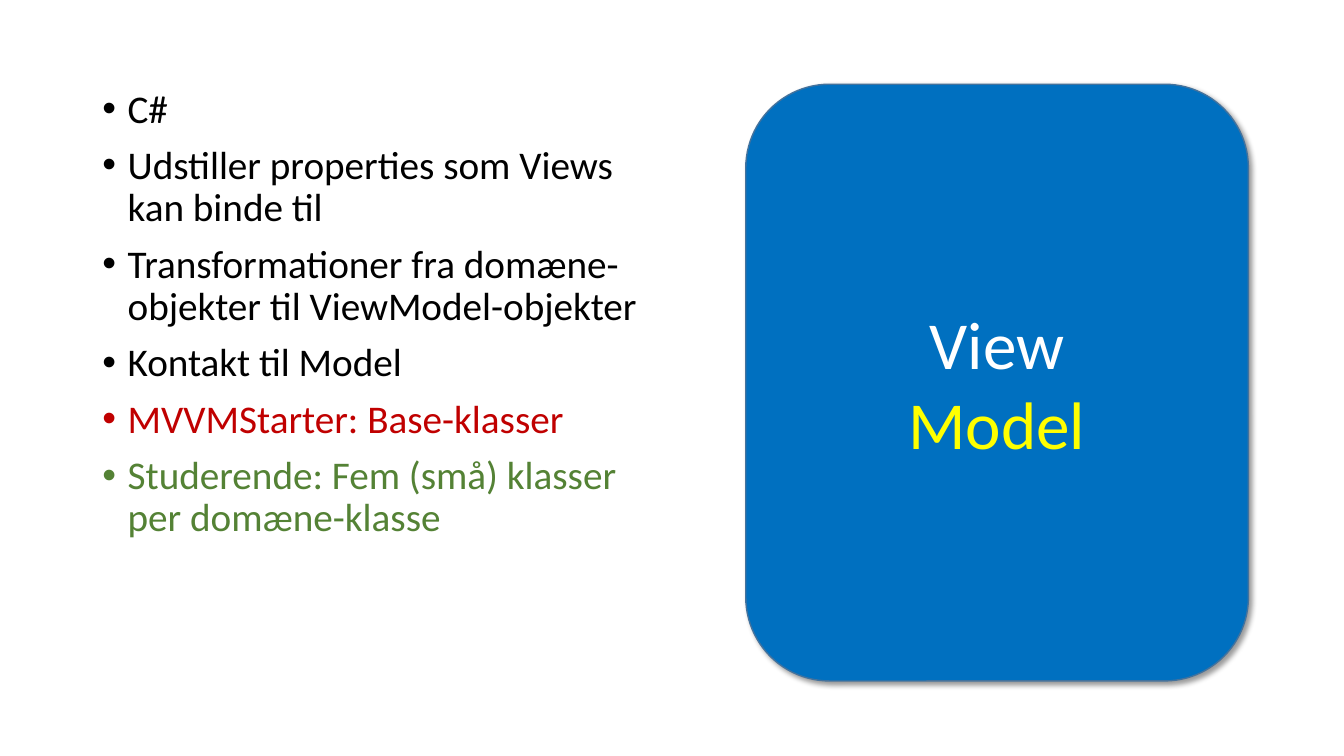
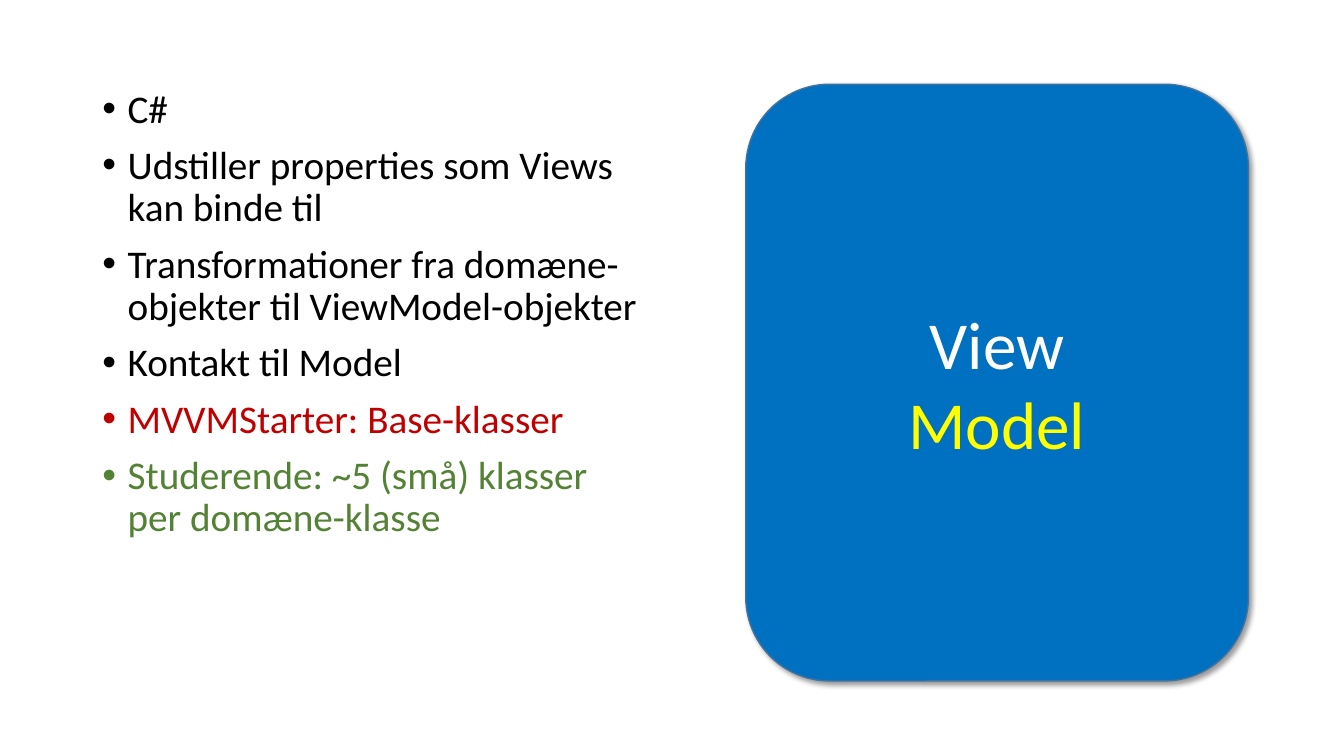
Before and after one commit to perl-easj/MVVMStarter, a slide deck: slide 5 of MVVMStarter/Presentation/MVVMStarter Oversigt.pptx. Drawn at 1344x756 pixels with LibreOffice and Linux fonts; fonts in the diff are those of the drawing. Boxes give left, top, right and bottom in pixels: in the first picture for what was removed or moved away, otherwise in the second. Text is boxed around its words. In the diff, an @@ line names an element or a change of style, - is before the commit and + after.

```diff
--- a/MVVMStarter/Presentation/MVVMStarter Oversigt.pptx
+++ b/MVVMStarter/Presentation/MVVMStarter Oversigt.pptx
@@ text at <box>128,460,587,538</box>: text changed @@
-• Studerende: Fem (små) klasser per domæne-klasse
+• Studerende: ~5 (små) klasser per domæne-klasse
```
Also in this commit, not shown: 16 other slides changed, 6 slides added.
